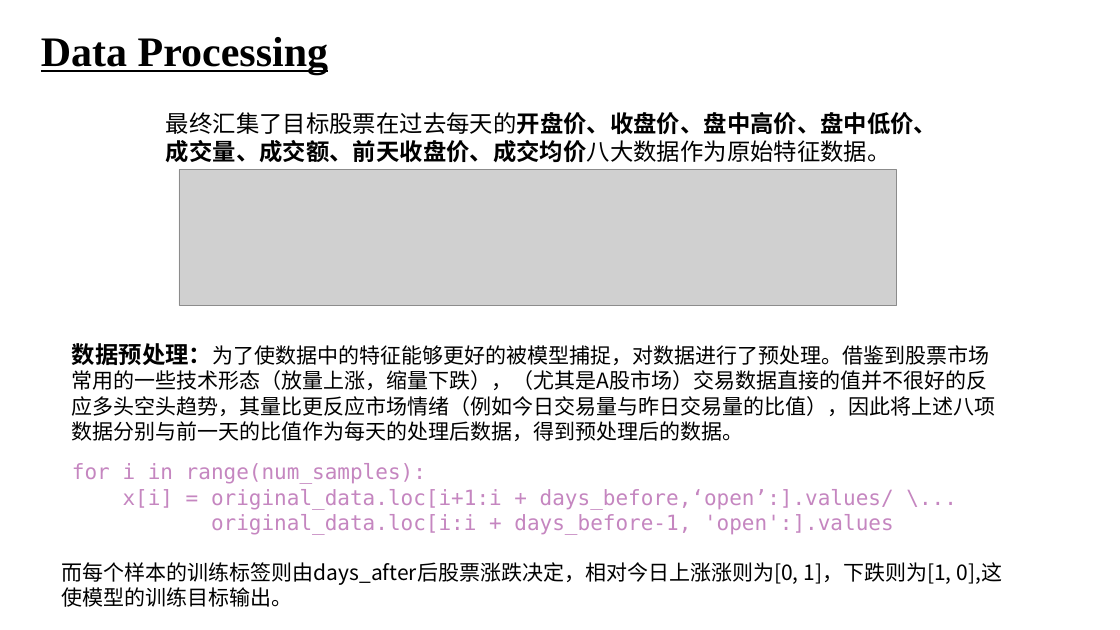
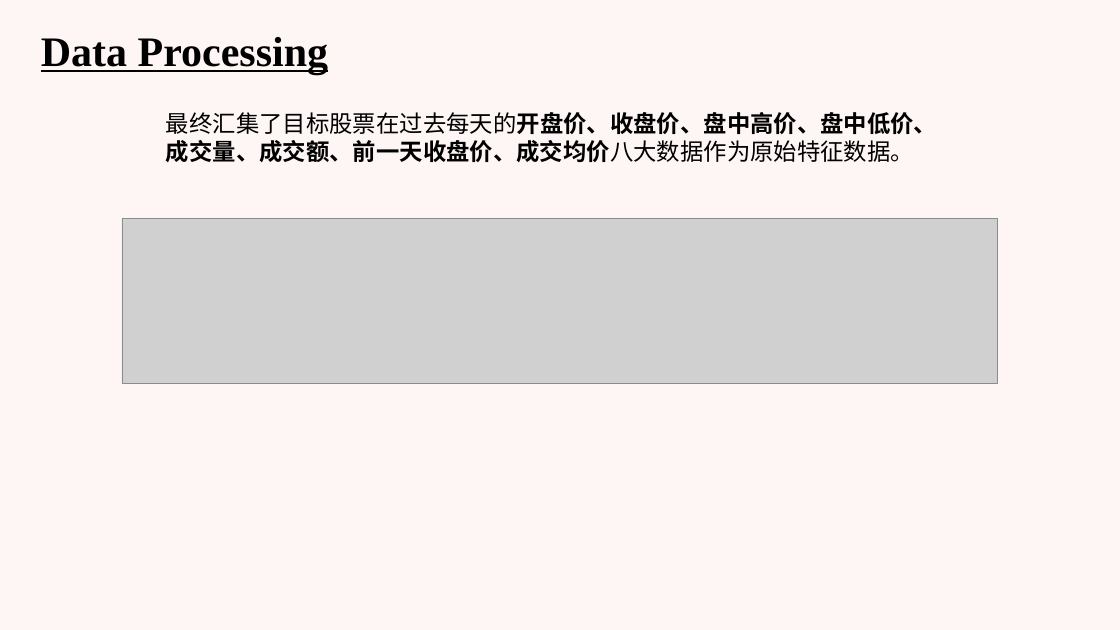
Before and after one commit to Jzzzi/Courses, a slide deck: slide 8 of introToAi/FinalPre/人工智能导论 股票预测.pptx. Drawn at 1120x630 pixels with LibreOffice and Linux fonts; fonts in the diff are those of the drawing; grey boxes stand for pictures. Boxes give left, top, right and bottom in pixels: in the first picture for what was removed or moved away, otherwise in the second. Text is boxed around its words. In the diff, an @@ line names an element or a change of style, - is before the commit and + after.

```diff
--- a/introToAi/FinalPre/人工智能导论 股票预测.pptx
+++ b/introToAi/FinalPre/人工智能导论 股票预测.pptx
@@ background #FFFFFF to #FEF6F4 @@
@@ text at <box>166,112,937,162</box>: text changed @@
-最终汇集了目标股票在过去每天的开盘价、收盘价、盘中高价、盘中低价、成交量、成交额、前天收盘价、成交均价八大数据作为原始特征数据。
+最终汇集了目标股票在过去每天的开盘价、收盘价、盘中高价、盘中低价、成交量、成交额、前一天收盘价、成交均价八大数据作为原始特征数据。
@@ picture: place and size @@
-picture at <box>179,170,897,306</box>
+picture at <box>122,218,998,384</box>
@@ text removed at <box>72,343,996,441</box> @@
-数据预处理：为了使数据中的特征能够更好的被模型捕捉，对数据进行了预处理。借鉴到股票市场常用的一些技术形态（放量上涨，缩量下跌），（尤其是A股市场）交易数据直接的值并不很好的反应多头空头趋势，其量比更反应市场情绪（例如今日交易量与昨日交易量的比值），因此将上述八项数据分别与前一天的比值作为每天的处理后数据，得到预处理后的数据。
@@ text removed at <box>72,463,894,535</box> @@
-for i in range(num_samples):
-x[i] = original_data.loc[i+1:i + days_before,‘open’:].values/ \...
-original_data.loc[i:i + days_before-1, 'open':].values
@@ text removed at <box>62,562,1002,607</box> @@
-而每个样本的训练标签则由days_after后股票涨跌决定，相对今日上涨涨则为[0, 1]，下跌则为[1, 0],这使模型的训练目标输出。
```
Also in this commit, not shown: 12 other slides changed, 4 slides added, 2 slides removed, 4 other files.
